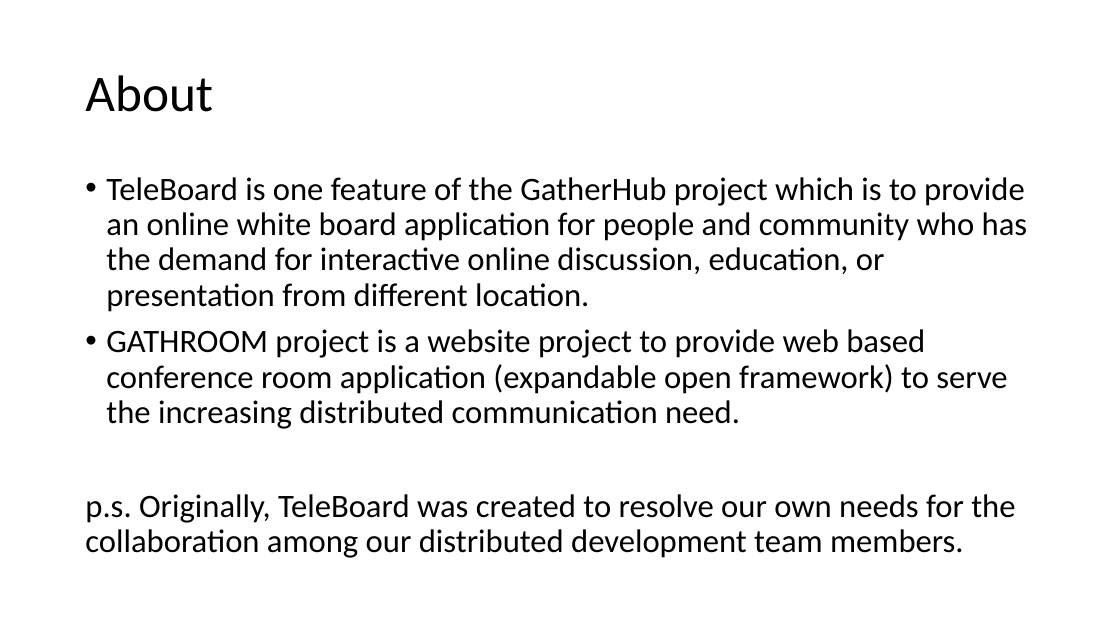
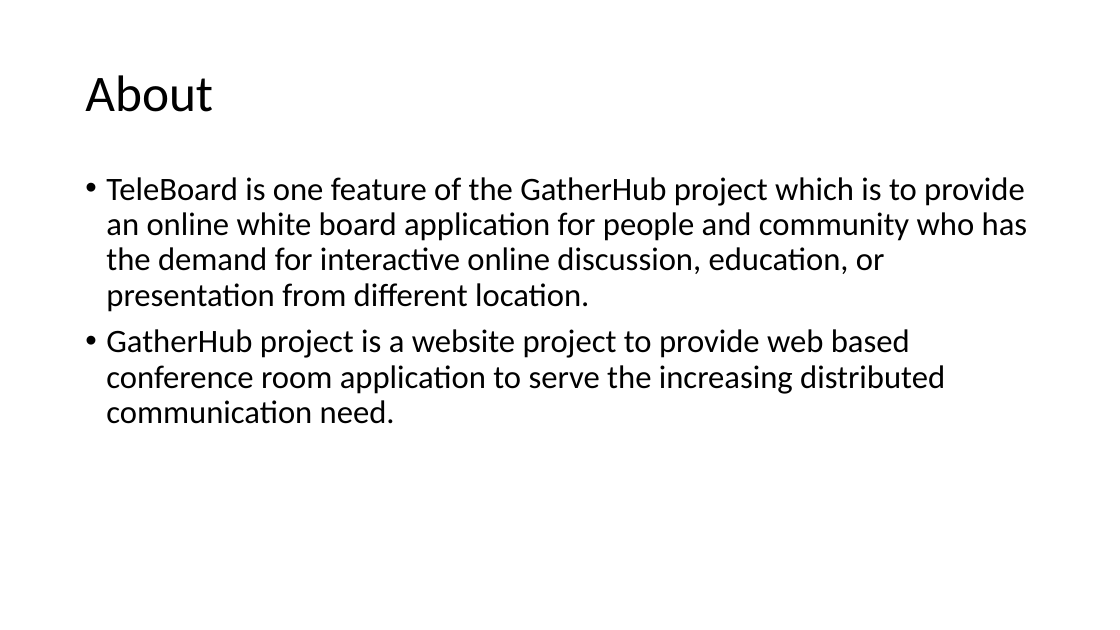
Before and after one commit to quarkli/gatherhub, a slide deck: slide 2 of doc/Design Note - Teleboard.pptx. Drawn at 1120x630 pixels with LibreOffice and Linux fonts; fonts in the diff are those of the drawing. Boxes give left, top, right and bottom in pixels: in the first picture for what was removed or moved away, otherwise in the second. Text is boxed around its words. In the diff, an @@ line names an element or a change of style, - is before the commit and + after.

```diff
--- a/doc/Design Note - Teleboard.pptx
+++ b/doc/Design Note - Teleboard.pptx
@@ text at (106,329,945,424): text changed @@
-• GATHROOM project is a website project to provide web based conference room application (expandable open framework) to serve the increasing distributed communication need.
-p.s. Originally, TeleBoard was created to resolve our own needs for the collaboration among our distributed development team members.
+• GatherHub project is a website project to provide web based conference room application to serve the increasing distributed communication need.
```
Also in this commit, not shown: 2 other slides changed, 1 slide added.
